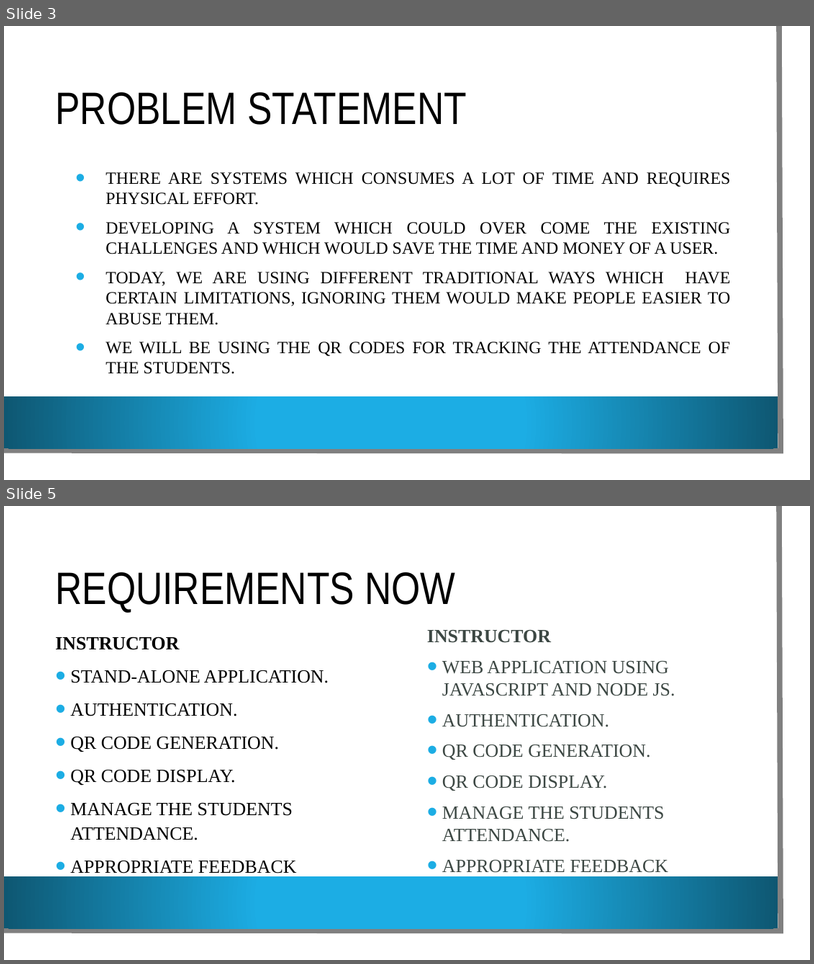
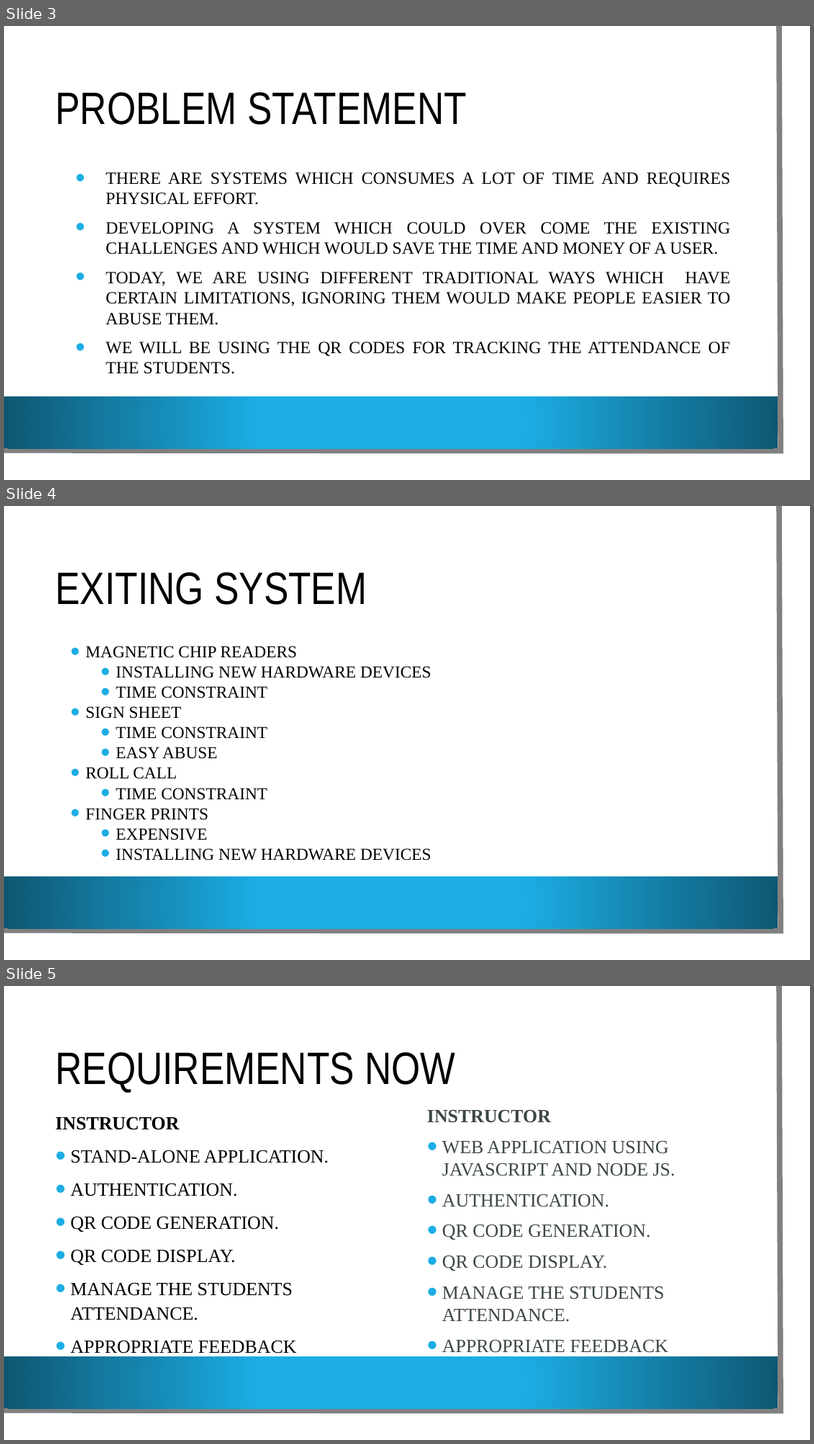
Before and after one commit to VamsiDevalla/Student-Attendance-Tracking, a slide deck: final ppt.pptx. Shown one above the other, each under a label of ours: slides 3 and 5 before the commit, slides 3, 4 and 5 after it; the slides between them are not shown. The pictures are 814x964 and 814x1444 pixels, drawn with LibreOffice and Linux fonts; fonts in the diff are those of the drawing; background and template pictures are left out. Boxes give left, top, right and bottom in pixels: in the first picture for what was removed or moved away, otherwise in the second. Text is boxed around its words. In the diff, an @@ line names an element or a change of style, - is before the commit and + after.

```diff
--- a/final ppt.pptx
+++ b/final ppt.pptx
@@ slide 4 added at (4, 506, 810, 960), background picture (left out); not listed: 3 template elements that a slide beside it also shows @@
@@ title added at (55, 572, 367, 605), 54 pt, text #000000 @@
+EXITING SYSTEM
@@ text added at (85, 646, 432, 860), 20 pt, text #000000 @@
+• MAGNETIC CHIP READERS
+  • INSTALLING NEW HARDWARE DEVICES
+  • TIME CONSTRAINT
+• SIGN SHEET
+  • TIME CONSTRAINT
+  • EASY ABUSE
+• ROLL CALL
+  • TIME CONSTRAINT
+• FINGER PRINTS
+  • EXPENSIVE
+  • INSTALLING NEW HARDWARE DEVICES
```
Also in this commit, not shown: 4 slides changed, 4 other slides added, 1 slide removed.
